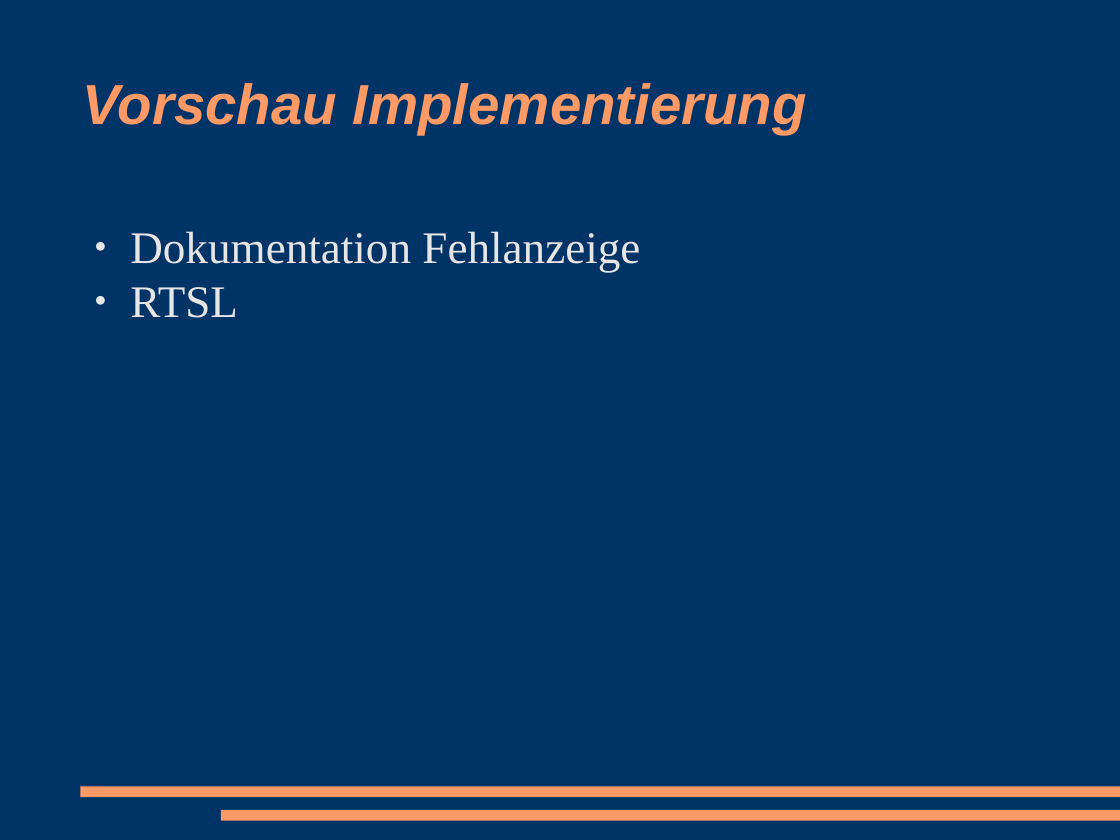
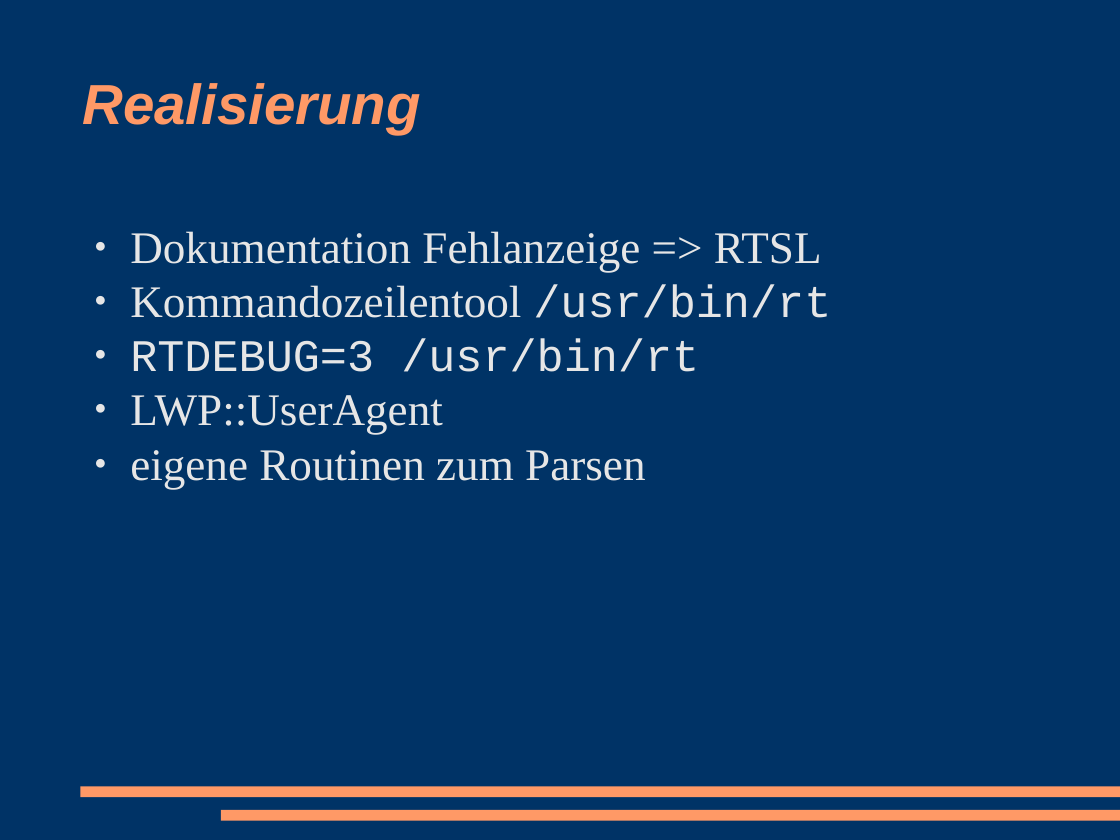
Before and after one commit to racke/Presentations, a slide deck: slide 13 of pws2008/rtrest.odp (slide 16 before the commit). Drawn at 1120x840 pixels with LibreOffice and Linux fonts; fonts in the diff are those of the drawing. Boxes give left, top, right and bottom in pixels: in the first picture for what was removed or moved away, otherwise in the second. Text is boxed around its words. In the diff, an @@ line names an element or a change of style, - is before the commit and + after.

Commit message:
text changes

```diff
--- a/pws2008/rtrest.odp
+++ b/pws2008/rtrest.odp
@@ title at (82,83,420,134): text changed @@
-Vorschau Implementierung
+Realisierung
@@ text at (130,231,831,489): text changed @@
-● Dokumentation Fehlanzeige
-● RTSL
+● Dokumentation Fehlanzeige => RTSL
+● Kommandozeilentool /usr/bin/rt
+● RTDEBUG=3 /usr/bin/rt
+● LWP::UserAgent
+● eigene Routinen zum Parsen
```
Also in this commit, not shown: 16 other slides changed, 8 slides added, 4 slides removed.
